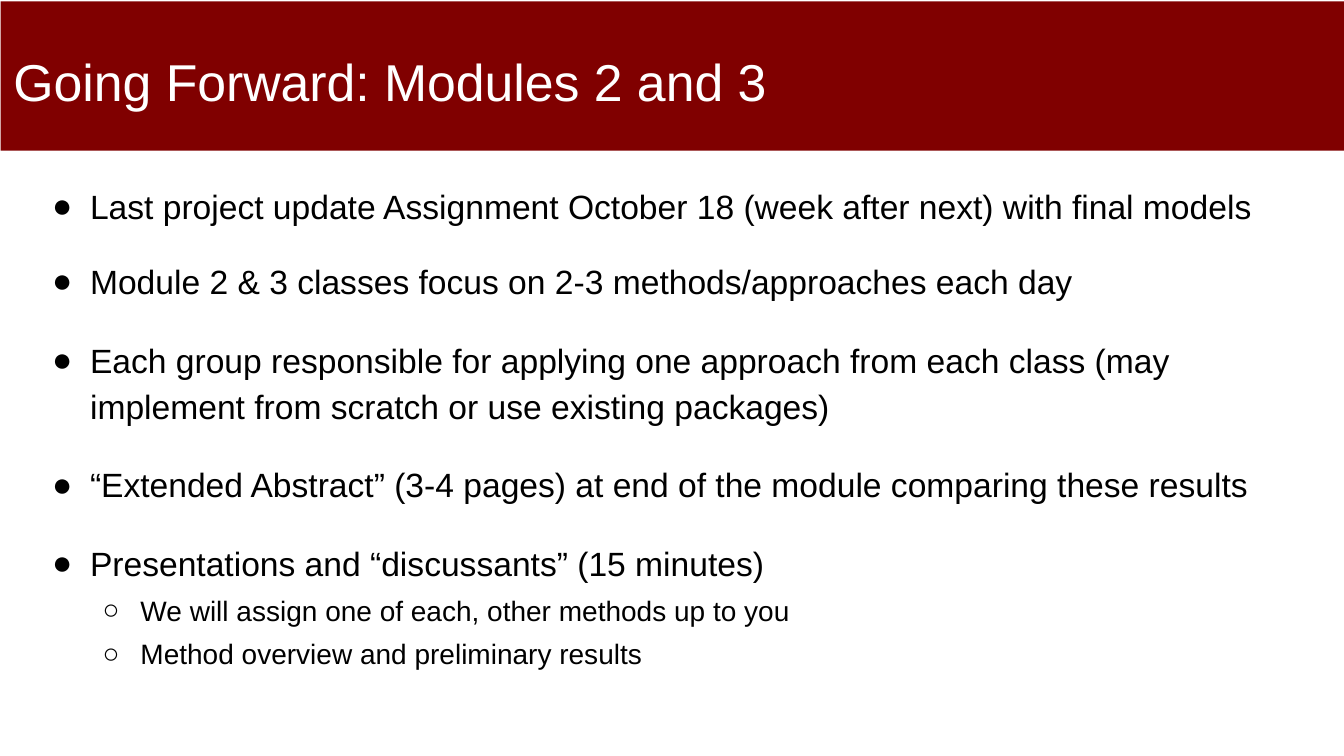
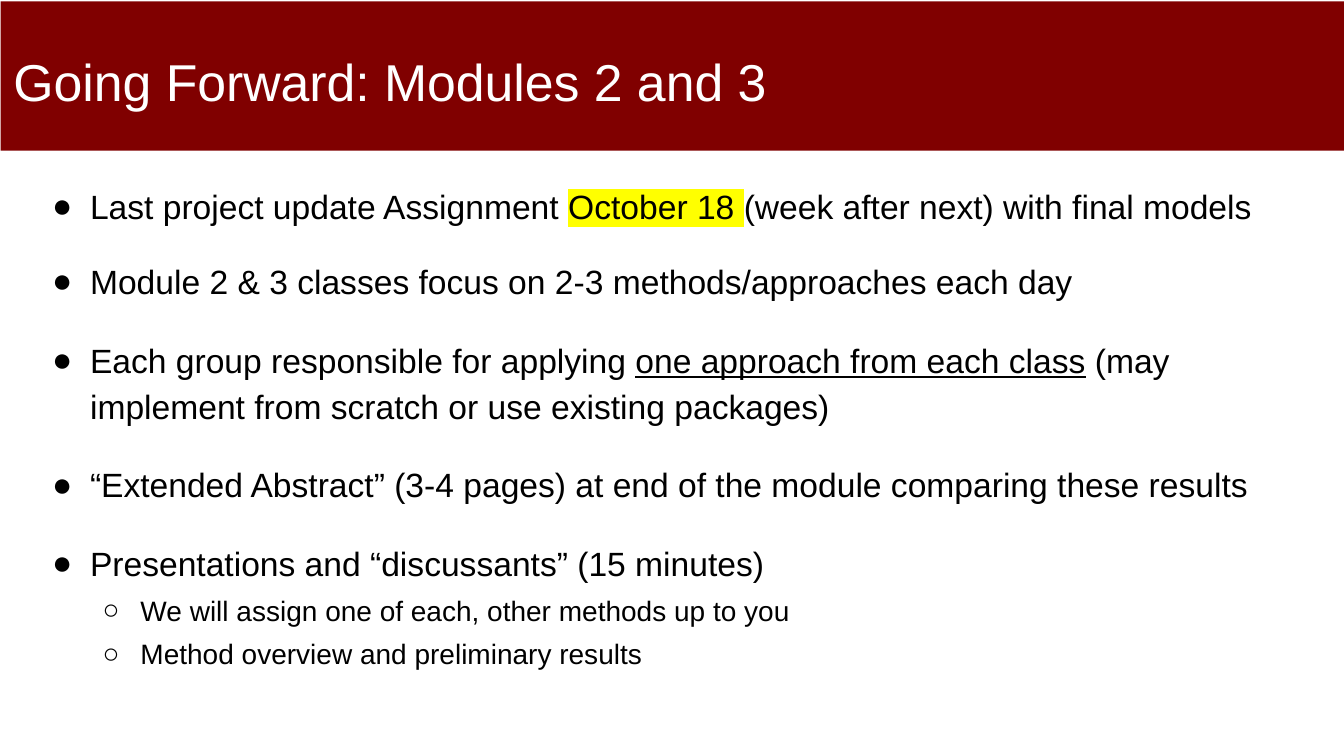
Before and after one commit to dssg/MLinPractice, a slide deck: slide 3 of Lectures/Lecture11-Module1Review.pptx. Drawn at 1344x756 pixels with LibreOffice and Linux fonts; fonts in the diff are those of the drawing. Boxes give left, top, right and bottom in pixels: in the first picture for what was removed or moved away, otherwise in the second. Text is boxed around its words. In the diff, an @@ line names an element or a change of style, - is before the commit and + after.

Commit message:
reminders and module 2+3 info

```diff
--- a/Lectures/Lecture11-Module1Review.pptx
+++ b/Lectures/Lecture11-Module1Review.pptx
@@ text at <box>90,194,1251,426</box>: highlight none to #FFFF00 in "October 18"; underline on in "one approach from each class" @@
```
Also in this commit, not shown: 2 other slides changed, 4 slides removed.
